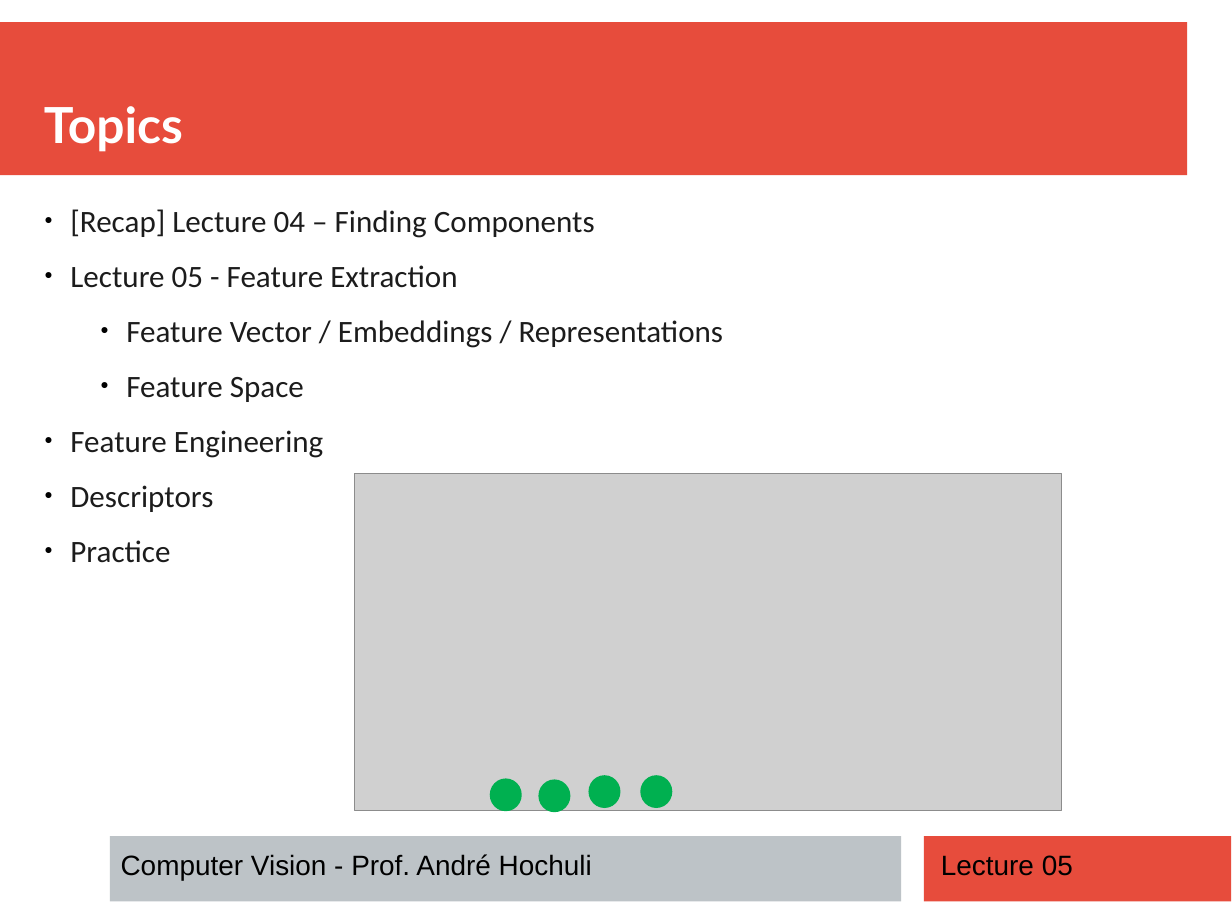
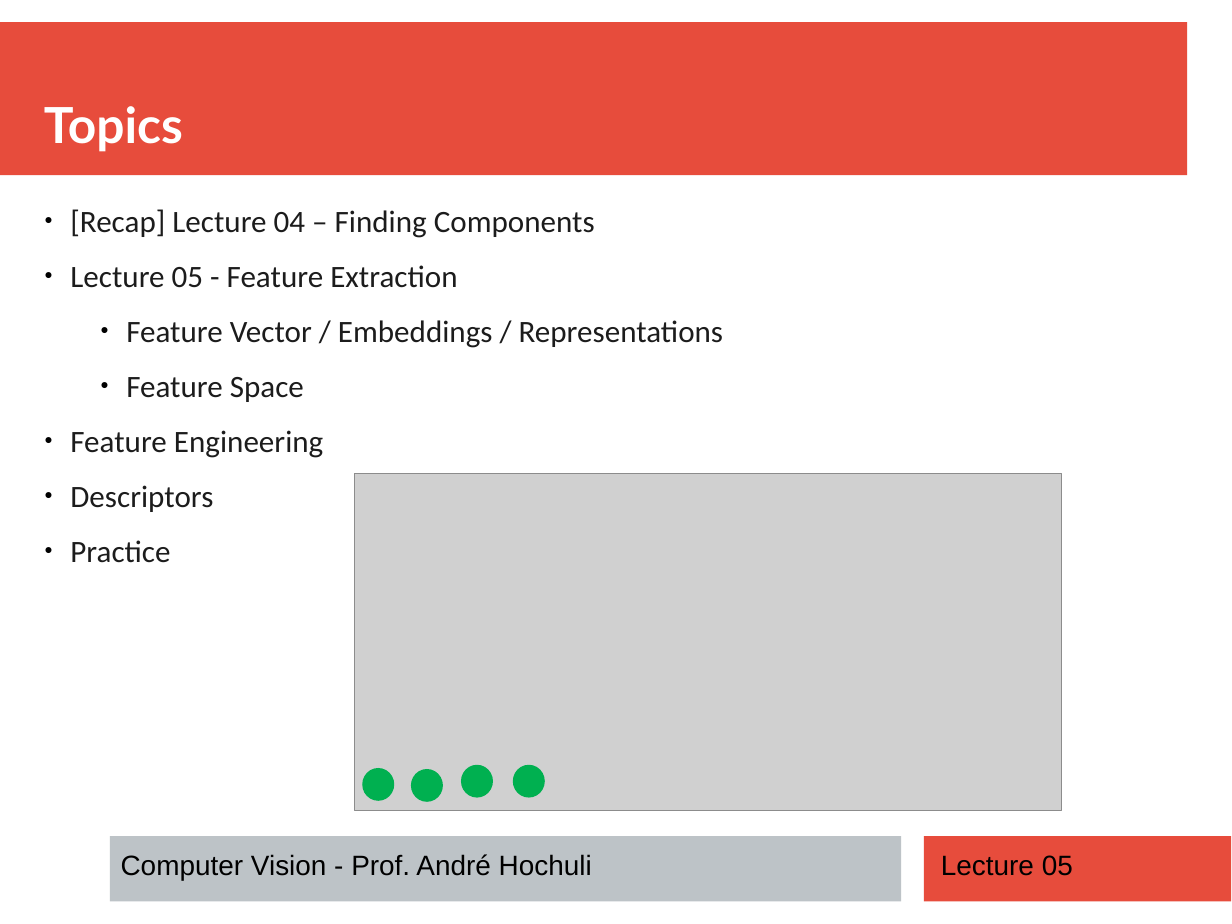
Before and after one commit to andrehochuli/teaching, a slide deck: slide 2 of ComputerVision/Lecture 05 - Feature Extraction/Lecture 05 - Feature Extraction.pptx. Drawn at 1232x924 pixels with LibreOffice and Linux fonts; fonts in the diff are those of the drawing; grey boxes stand for pictures. Boxes give left, top, right and bottom in pixels: in the first picture for what was removed or moved away, otherwise in the second. Text is boxed around its words. In the diff, an @@ line names an element or a change of style, - is before the commit and + after.

Commit message:
update 2025.2

```diff
--- a/ComputerVision/Lecture 05 - Feature Extraction/Lecture 05 - Feature Extraction.pptx
+++ b/ComputerVision/Lecture 05 - Feature Extraction/Lecture 05 - Feature Extraction.pptx
@@ ellipse: place and size @@
-ellipse at (492,780,521,811)
+ellipse at (364,770,394,800)
@@ ellipse: place and size @@
-ellipse at (540,781,569,812)
+ellipse at (413,770,442,800)
@@ ellipse: place and size @@
-ellipse at (590,777,619,807)
+ellipse at (463,767,492,797)
@@ ellipse: place and size @@
-ellipse at (642,777,671,807)
+ellipse at (514,767,543,797)
```
